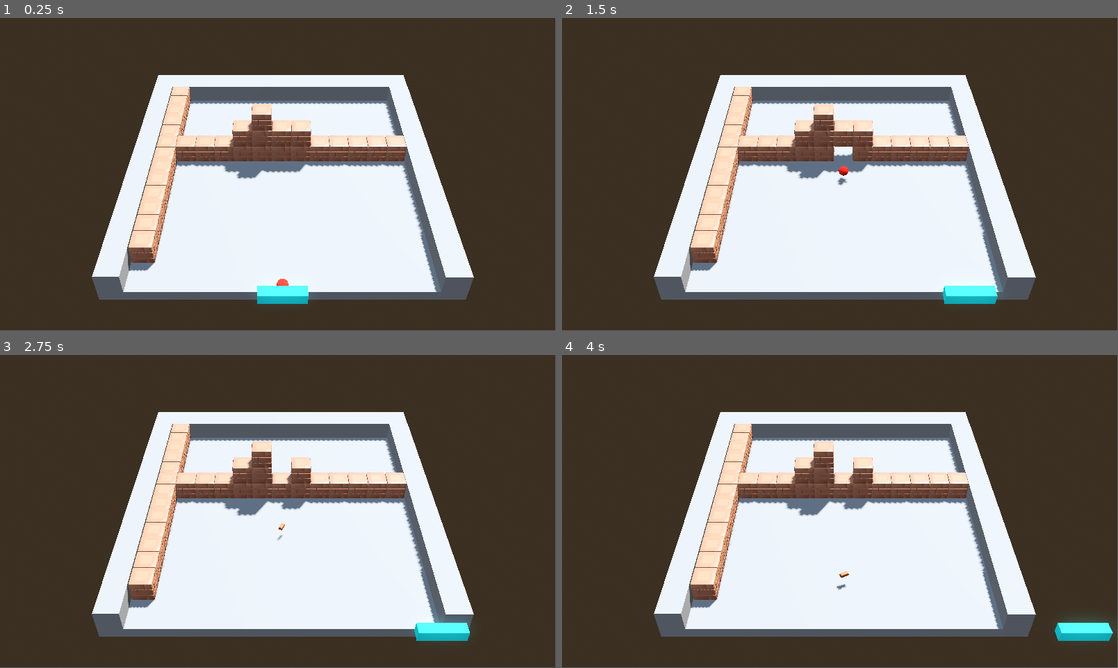
Above: before the commit, frames 1-4 (two rows, left to right).
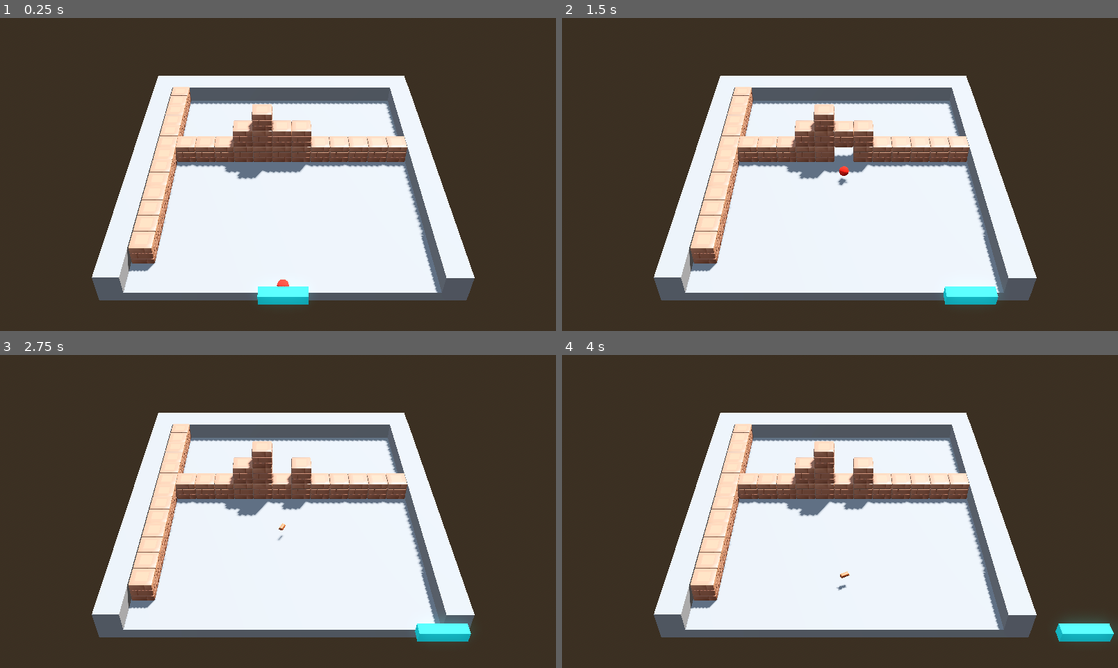
Above: after the commit, the same moments.

Repository: marrqqss/VJ-3D-Game
Game: Godot game, scene res://scenes/main.tscn
Two runs of this game, one before a commit and one after it. Both use one fixed random seed, a clock stepped at 60 frames per second and the inputs below.
Inputs:
- Up to frame 1 (0.25 s): no input
- Up to frame 2 (1.5 s): tap Enter (ui_accept) at 0.5, 0.77 s; hold Right (ui_right) 0.53-1.28 s; hold Left (ui_left) from 1.28 s (still down)
- Up to frame 3 (2.75 s): tap Enter (ui_accept) at 1.52 s; release Left (ui_left) at 2.03 s; hold Right (ui_right) from 2.03 s (still down)
- Up to frame 4 (4 s): tap Enter (ui_accept) at 3.02, 3.77 s; release Right (ui_right) at 3.53 s; hold Left (ui_left) from 3.53 s (still down)
The window is 799x449 before the commit and 800x450 after it. Grey fills any space a smaller window leaves; there, only what the larger window draws over its background counts as a difference.

The runs differ from the first frame. In frame 1, 1.9% of the frame differs, in the area x 16-86%, y 18-92%; in frame 2, 1.9%; in frame 3, 1.9%; in frame 4, 2.0%, in the area x 16-100%, y 18-92%.

Commit message:
improved expandl_paddle powerup

Diff:
--- a/project.godot
+++ b/project.godot
@@ -17,8 +17,8 @@
 
 [display]
 
-window/size/viewport_width=1920
-window/size/viewport_height=1080
+window/size/viewport_width=1280
+window/size/viewport_height=720
 
 [global_group]
 
--- a/scenes/player.tscn
+++ b/scenes/player.tscn
@@ -23,3 +23,6 @@
 
 [node name="CollisionShape3D" type="CollisionShape3D" parent="."]
 shape = SubResource("BoxShape3D_u8vuu")
+
+[node name="expand_paddle_timer" type="Timer" parent="."]
+one_shot = true
--- a/scripts/block.gd
+++ b/scripts/block.gd
@@ -22,7 +22,7 @@
 	queue_free()
 
 func spawn_powerup(pos: Vector3) -> void:
-	var powerup_scene = load("res://scenes/power_up.tscn")
+	var powerup_scene = load("res://scenes/expand_paddle.tscn")
 	var powerup = powerup_scene.instantiate()
 
 	# Posiciona el powerup en la ubicación del bloque
--- a/scripts/player.gd
+++ b/scripts/player.gd
@@ -1,14 +1,43 @@
 extends CharacterBody3D
 
-# Export allows to control the variable value in inspector
-@export var SPEED = 10.0
+# Export for inspector
+@export var SPEED: float = 10.0
+
+# Remember original scale so we can restore it
+var _orig_scale: Vector3
+
+# Reference to the Timer node
+@onready var _expand_paddle_timer = $expand_paddle_timer
+
+func _ready() -> void:
+	# Cache the starting scale
+	_orig_scale = scale
+	# Connect the timer’s timeout
+	_expand_paddle_timer.connect("timeout", Callable(self, "_on_powerup_timeout"))
+
 
 func _physics_process(delta: float) -> void:
-
+	if not _expand_paddle_timer.is_stopped():
+		print(_expand_paddle_timer.time_left)
 	var direction := Input.get_axis("ui_left", "ui_right")
-	if direction:
+	if direction != 0:
 		velocity.x = direction * SPEED
 	else:
 		velocity.x = move_toward(velocity.x, 0, SPEED)
+	move_and_slide()
 
-	move_and_slide()
+
+# Called by the Powerup when “expand_paddle” is picked up
+func expand_paddle() -> void:
+	# 1) immediately bump up the scale
+	scale.x = _orig_scale.x * 1.5
+
+	# 2) restart the timer
+	if _expand_paddle_timer.is_stopped() == false:
+		_expand_paddle_timer.stop()
+	_expand_paddle_timer.start(20.0)
+
+
+# Timer callback: restore scale
+func _on_powerup_timeout() -> void:
+	scale = _orig_scale
--- a/scripts/power_up.gd
+++ b/scripts/power_up.gd
@@ -11,6 +11,7 @@
 var bounce_gravity: float = 15.0
 var is_bouncing: bool = true
 var original_y: float = 0.0
+var timer = 0
 
 func _ready() -> void:
 	add_to_group("powerups")
@@ -23,7 +24,6 @@
 func _process(delta: float) -> void:
 	# Aplicar rotación visual
 	rotate_y(rotation_speed * delta)
-
 	if is_bouncing:
 		# Simular gravedad
 		y_velocity -= bounce_gravity * delta
@@ -56,7 +56,4 @@
 func apply_powerup(player: Node) -> void:
 	match powerup_type:
 		"expand_paddle":
-			player.scale.x = 1.5
-			var timer = get_tree().create_timer(20.0)
-			timer.timeout.connect(func(): player.scale.x = 1.0)
-		# Añade más tipos según necesites
+			player.expand_paddle()
Not shown: 1 places in scenes/expand_paddle.tscn that only renumber resources
